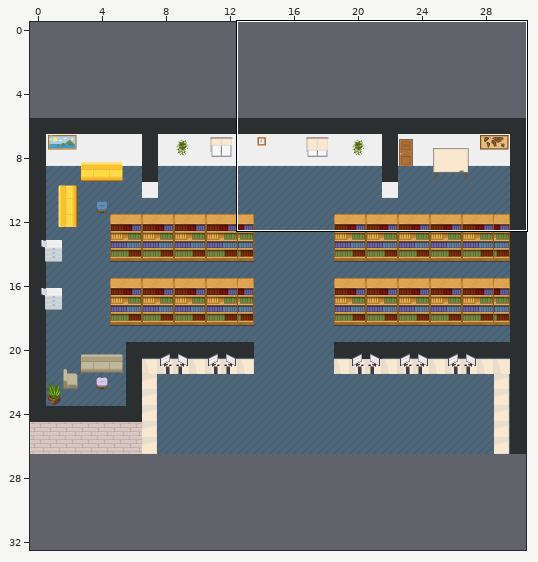
Two states of a Tiled map (JSON), map.tmj. The first picture is a wide view before the edit; the outline marks the close-up.
Close-up. Before the edit:
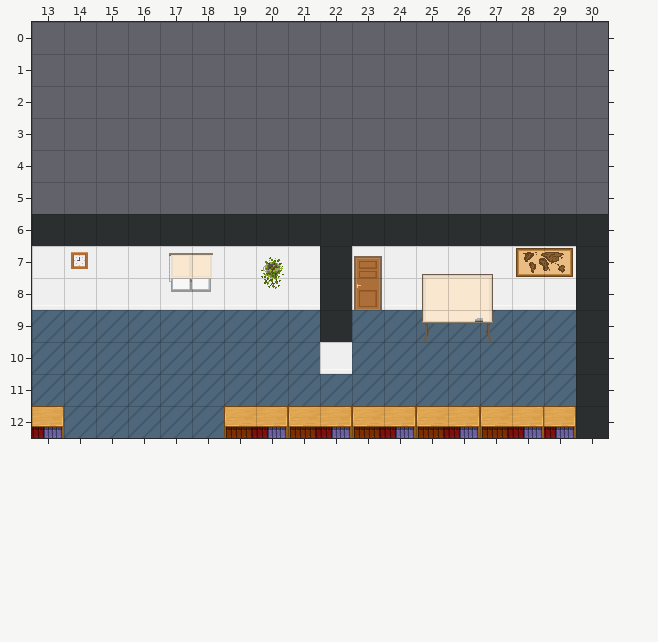
Cells are 32x32 px. Shown: x 13..30, y 0..12. The commit also changed other parts of the map, which this record leaves out. The old version is drawn lined up with the new one. Layer "Exit" is drawn 3,-191 px off the grid.
And afterwards:
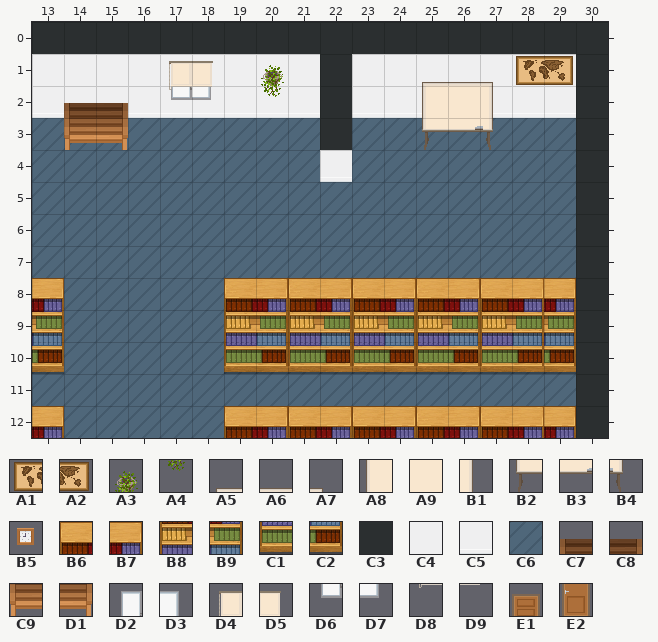
Key: from "WA_Decoration": A1 24, A2 25, A3 77, A4 89; from "WA_Miscellaneous": A5 33, A6 34, A7 35, A8 43, A9 44, B1 45, B2 53, B3 54, B4 55, B5 78; from "WA_Other_Furniture": B6 22, B7 23, B8 34, B9 35, C1 46, C2 47; from "WA_Room_Builder": C3 100, C4 203, C5 228, C6 360, C7 456, C8 458, C9 481, D1 483, D2 775, D3 776, D4 777, D5 778, D6 800, D7 801, D8 802, D9 803, E1 860, E2 885.
__ is an empty cell.
Tiles replaced or removed in this view: A1, A2, A3, A4, A5, A6, A7, A8, A9, B1, B2, B3, B4, B5, C3, C4, C5, D2, D3, D4, D5, D6, D7, D8, D9, E1, E2.
Changes in this commit:
Changed rows in their new state; .. is an unchanged cell.
map size 31x21 -> 31x33 cells (old content now starts at 0,6; both pictures use the new coordinates)
layer "Exit" offset 0,0 -> 3,-191 px
Layer "Exit":
first column x 23:
 9 __
Layer "floor/floor1":
first column x 13:
 3 C6 C6 C6 C6 C6 C6 C6 C6 C6 .. C6 C6 C6 C6 C6 C6 C6
 4 C6 C6 C6 C6 C6 C6 C6 C6 C6 .. C6 C6 C6 C6 C6 C6 C6
 5 C6 C6 C6 C6 C6 C6 C6 C6 C6 C6 C6 C6 C6 C6 C6 C6 C6
Layer "walls/walls1":
first column x 13:
 0 C3 C3 C3 C3 C3 C3 C3 C3 C3 C3 C3 C3 C3 C3 C3 C3 C3 C3
 1 C4 C4 C4 C4 C4 C4 C4 C4 C4 C3 C4 C4 C4 C4 C4 C4 C4 C3
 2 C5 C5 C5 C5 C5 C5 C5 C5 C5 C3 C5 C5 C5 .. C5 C5 C5 C3
 3 .. .. .. .. .. .. .. .. .. C3 .. .. .. .. .. .. .. C3
 4 .. .. .. .. .. .. .. .. .. C5 .. .. .. .. .. .. .. C3
 5 .. .. .. .. .. .. .. .. .. .. .. .. .. .. .. .. .. C3
 6 __ __ __ __ __ __ __ __ __ __ __ __ __ __ __ __ __ ..
 7 __ __ __ __ __ __ __ __ __ __ __ __ __ __ __ __ __ ..
 8 __ __ __ __ __ __ __ __ __ __ __ __ __ .. __ __ __ ..
 9 .. .. .. .. .. .. .. .. .. __ .. .. .. .. .. .. .. ..
10 .. .. .. .. .. .. .. .. .. __ .. .. .. .. .. .. .. ..
Layer "walls/walls2":
first column x 20:
 1 A3
 2 A4
first column x 14:
 7 __ .. .. .. .. .. __
 8 .. .. .. .. .. .. __
Layer "furniture/Computers":
first column x 17:
 1 D2 D3 .. .. .. .. .. .. A5 A6 A7
 2 D6 D7 .. .. .. .. .. .. A8 A9 B1
 3 .. .. .. .. .. .. .. .. B2 B3 B4
first column x 17:
 7 __ __ .. .. .. .. .. .. __ __ __
 8 __ __ .. .. .. .. .. .. __ __ __
 9 .. .. .. .. .. .. .. .. __ __ __
Layer "furniture/Bib":
first column x 28:
 1 A1 A2
first column x 13:
 7 .. .. .. .. .. .. .. .. .. .. .. .. .. .. .. __ __
 8 B7 .. .. .. .. .. B6 B7 B6 B7 B6 B7 B6 B7 B6 B7 B7
 9 B9 .. .. .. .. .. B8 B9 B8 B9 B8 B9 B8 B9 B8 B9 B9
10 C2 .. .. .. .. .. C1 C2 C1 C2 C1 C2 C1 C2 C1 C2 C2
Layer "furniture/Fenster":
first column x 17:
 1 D4 D5
 2 D8 D9
first column x 17:
 7 __ __
 8 __ __
Layer "furniture/Tür":
first column x 14:
 2 C7 C8
 3 C9 D1
first column x 23:
 7 __
 8 __
